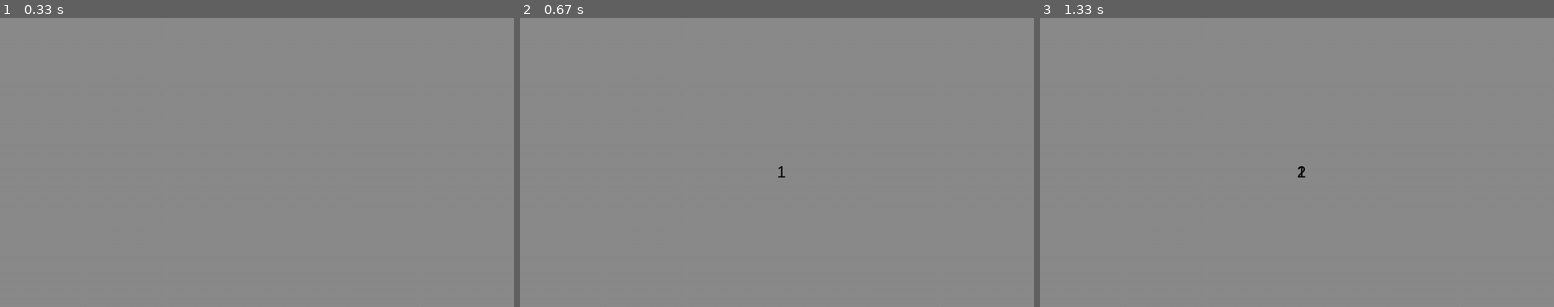
Above: before the commit, frames 1-3 (left to right).
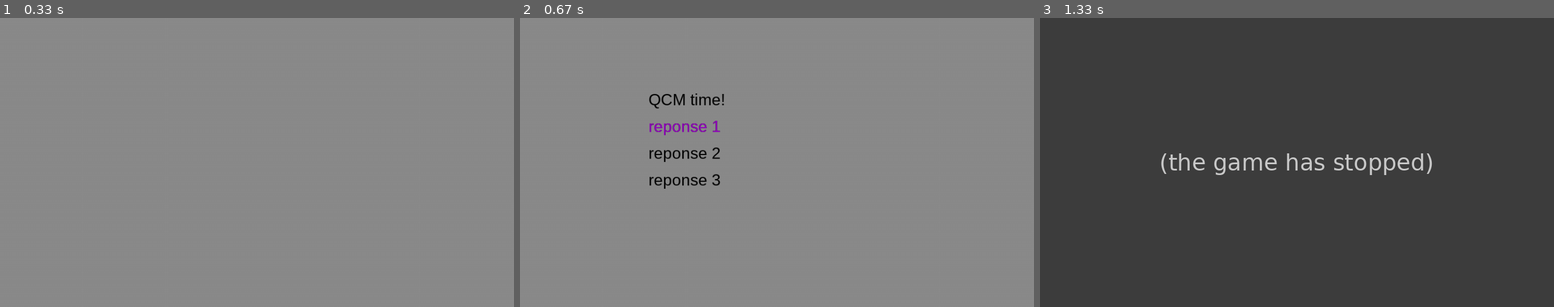
Above: after the commit, the same moments.

Repository: GEThub2807/MiniStudio
Game: pygame game, started from NPC Dialog test.py
Same seed, same stepped clock (60 frames per second), same inputs: the game is played once before the commit and once after it.
Inputs:
- Up to frame 1 (0.33 s): no input
- Up to frame 2 (0.67 s): tap E at 0.33 s
- Up to frame 3 (1.33 s): hold E 0.67-1.2 s

Frame 1 is identical in both runs. In frame 2, 0.9% of the frame differs, in the area x 25-52%, y 26-60%; in frame 3, 100%, in the area x 0-100%, y 0-100%.
After the commit the program exited at 0.67 s; later frames show no game.

Commit message:
Added QCM (still work in progress), cleaned regular NPC talk

Diff:
--- a/NPC Dialog test.py
+++ b/NPC Dialog test.py
@@ -14,60 +14,111 @@
 SCREEN_WIDTH = 1920/2
 SCREEN_HEIGHT = 1080/2
 screen = pygame.display.set_mode((SCREEN_WIDTH, SCREEN_HEIGHT))
+interactKey = pygame.K_e
+
+# This is where the text is stored
+firstTextList = ["text 1", "text 2", "text 3"]
+qcm = ["QCM time!", "reponse 1", "reponse 2", "reponse 3"]
+
+# Fills the screen gray
+fill = (140, 140, 140)
+screen.fill(fill)
+pygame.display.flip()
+
+# Creates the text box into an image then includes it into the scene
+def displayText(text, font, textColor, x, y):
+    img = font.render(text, True, textColor)
+    screen.blit(img, (x, y))
+
+# Font
+textFont = pygame.font.SysFont("Arial", 30)
+# can replace "Arial" with None. And can pass additional flags like (, bold = true)
+# can replace SysFont with Font to use downloaded fonts
+
+count = -1
+
+def NPCDialog(count, dialogList, interactKey):
+    run = True
+    while run:
+        for event in pygame.event.get():
+                    # Exits the game when clicking the X
+                    if event.type == pygame.QUIT:
+                        run = False
+                    # Displays the text
+                    if event.type == pygame.KEYDOWN:
+                        pressed = pygame.key.get_pressed()
+                        if pressed[interactKey]:
+                            count += 1
+                            screen.fill(fill) # Clears the screen
+                            displayText(dialogList[count], textFont, (0, 0, 0), SCREEN_WIDTH/4, SCREEN_HEIGHT/4) # Display the text
+                            pygame.display.flip()
+
+                            # If the list has reached its end, exit the function
+                            if len(dialogList) == count + 1:
+                                run = False
 
 
-# Content
-def NPCDialog():
+def NPCQCM(count, dialogList, interactKey):
+    run = True
+    spacing = 50
+    selection = 1
 
-    # Font
-    textFont = pygame.font.SysFont("Arial", 30)
-    # can replace "Arial" with None. And can pass additional flags like (, bold = true)
-    # can replace SysFont with Font to use downloaded fonts
-
-    # Creates the text box into an image then includes it into the scene
-    def displayText(text, font, textColor, x, y):
-        img = font.render(text, True, textColor)
-        screen.blit(img, (x, y))
-
-    # Fills the screen gray
-    screen.fill((140, 140, 140))
-    pygame.display.flip()
-
-    # Dialog text
-    dialogList = ["1", "2"]
-
-
-    # Main loop
-    run = True
-    count = -1
     while run:
-
         for event in pygame.event.get():
             # Exits the game when clicking the X
             if event.type == pygame.QUIT:
                 run = False
+            # Displays the text
             if event.type == pygame.KEYDOWN:
                 pressed = pygame.key.get_pressed()
-                if pressed[pygame.K_e]:
+                if pressed[interactKey]:
                     count += 1
-                    displayText(dialogList[count], textFont, (0, 0, 0), 960/2, 540/2)
+                    screen.fill(fill) # Clears the screen
+
+                    # Display the text
+                    arrayLength = len(dialogList)
+                    for x in range(arrayLength):
+                        displayText(dialogList[x], textFont, (0, 0, 0), SCREEN_WIDTH/4, SCREEN_HEIGHT/4 + x*spacing)
+
+                    # Exit
+                    if count == 1:
+                        run = False
+
+                # Selection
+                displayText(dialogList[selection], textFont, (147, 0, 191), SCREEN_WIDTH/4, SCREEN_HEIGHT/4 + spacing)
+                pygame.display.flip()
+
+                if pressed[pygame.K_UP]:
+                    screen.fill(fill) # Clears the screen
+                    pygame.display.flip()
+                if pressed[pygame.K_DOWN]:
+                    screen.fill(fill) # Clears the screen
+                    selection += selection
+                    displayText(dialogList[selection], textFont, (147, 0, 191), SCREEN_WIDTH/4, SCREEN_HEIGHT/4 + x*spacing)
                     pygame.display.flip()
 
-                #testing for resize, delete this if we are not gonna do anything with it
-                '''
-                screen = pygame.display.set_mode((500, 500), HWSURFACE | DOUBLEBUF | RESIZABLE)
-                pic = pygame.image.load("image.png")
-                screen.blit(pygame.transform.scale(pic, (500, 500)), (0, 0))
-                pygame.display.flip()
 
-                if event.type == pygame.VIDEORESIZE:
-                    screen = pygame.display.set_mode(
-                        event.dict['size'], pygame.HWSURFACE | pygame.DOUBLEBUF | pygame.RESIZABLE)
-                    screen.blit(pygame.transform.scale(pic, event.dict['size']), (0, 0))
-                    pygame.display.flip()
-                '''
+#NPCDialog(count, firstTextList, interactKey)
+NPCQCM(count, qcm, interactKey)
 
-NPCDialog()
+
+
 
 # Fermeture de Pygame
 pygame.quit()
+
+
+
+#testing for resize, delete this if we are not gonna do anything with it
+'''
+screen = pygame.display.set_mode((500, 500), HWSURFACE | DOUBLEBUF | RESIZABLE)
+pic = pygame.image.load("image.png")
+screen.blit(pygame.transform.scale(pic, (500, 500)), (0, 0))
+pygame.display.flip()
+
+if event.type == pygame.VIDEORESIZE:
+    screen = pygame.display.set_mode(
+        event.dict['size'], pygame.HWSURFACE | pygame.DOUBLEBUF | pygame.RESIZABLE)
+    screen.blit(pygame.transform.scale(pic, event.dict['size']), (0, 0))
+    pygame.display.flip()
+'''
